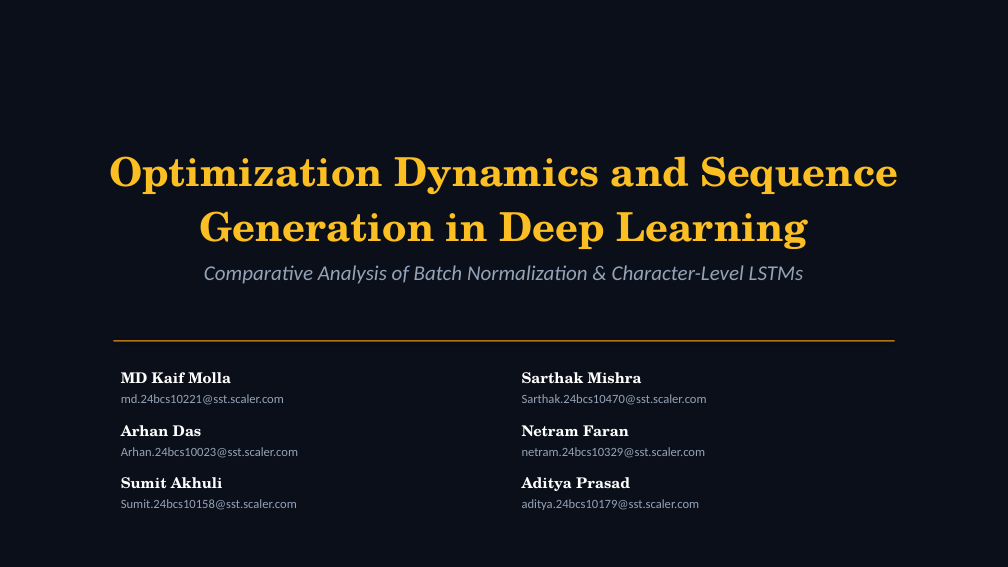
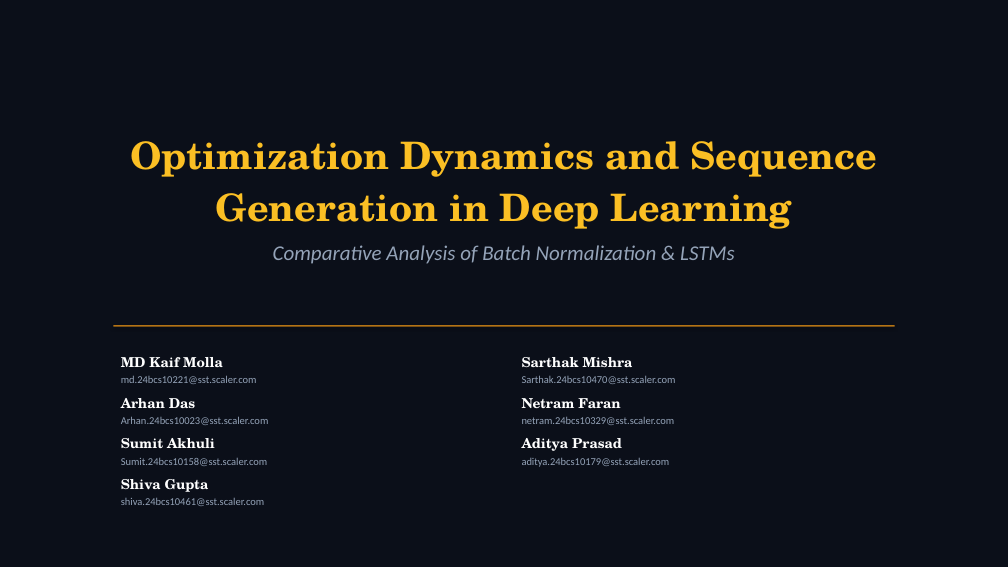
Before and after one commit to WhySeriousKaif/CNN-Group-3-Project, a slide deck: slide 1 of presentation.pptx. Drawn at 1008x567 pixels with LibreOffice and Linux fonts; fonts in the diff are those of the drawing. Boxes give left, top, right and bottom in pixels: in the first picture for what was removed or moved away, otherwise in the second. Text is boxed around its words. In the diff, an @@ line names an element or a change of style, - is before the commit and + after.

Commit message:
Introduce layout variations (3-column, horizontal stacks, flipped cards), simplify gate and temperature formulas, and add Shiva Gupta to Group 3

```diff
--- a/presentation.pptx
+++ b/presentation.pptx
@@ text "Optimization Dynamics and Sequence Generation ...": place and size @@
-text "Optimization Dynamics and Sequence Generation ..." at [109,156,898,284]
+text "Optimization Dynamics and Sequence Generation ..." at [131,141,877,264]
@@ text at [131,141,877,229]: size 38 to 36 pt in "Optimization Dynamics and Sequence Generation in Deep ..." @@
@@ text at [273,245,735,264]: text changed @@
-Comparative Analysis of Batch Normalization & Character-Level LSTMs
+Comparative Analysis of Batch Normalization & LSTMs
@@ rectangle: place and size @@
-rectangle at [113,340,895,342]
+rectangle at [113,325,895,327]
@@ text "MD Kaif Molla": place and size @@
-text "MD Kaif Molla" at [121,372,298,510]
+text "MD Kaif Molla" at [121,357,269,506]
@@ text at [121,357,269,466]: size 14 to 13 pt in "MD Kaif Molla", "Arhan Das", "Sumit Akhuli"; size 12 to 10 pt in "md.24bcs10221@sst.scaler.com", "Arhan.24bcs10023@sst.scaler.com", "Sumit.24bcs10158@sst.scaler.com"; less space between paragraphs @@
@@ text "Sarthak Mishra": place and size @@
-text "Sarthak Mishra" at [522,372,707,510]
+text "Sarthak Mishra" at [522,357,676,467]
@@ text "Sarthak Mishra" at [522,357,676,467]: size 14 to 13 pt in "Sarthak Mishra", "Netram Faran", "Aditya Prasad"; size 12 to 10 pt in "Sarthak.24bcs10470@sst.scaler.com", "netram.24bcs10329@sst.scaler.com", "aditya.24bcs10179@sst.scaler.com"; less space between paragraphs @@
@@ text at [121,479,264,506]: paragraphs added @@
+Shiva Gupta
+shiva.24bcs10461@sst.scaler.com
```
Also in this commit, not shown: 13 other slides changed, 1 slide added, 1 slide removed, 1 other file.
